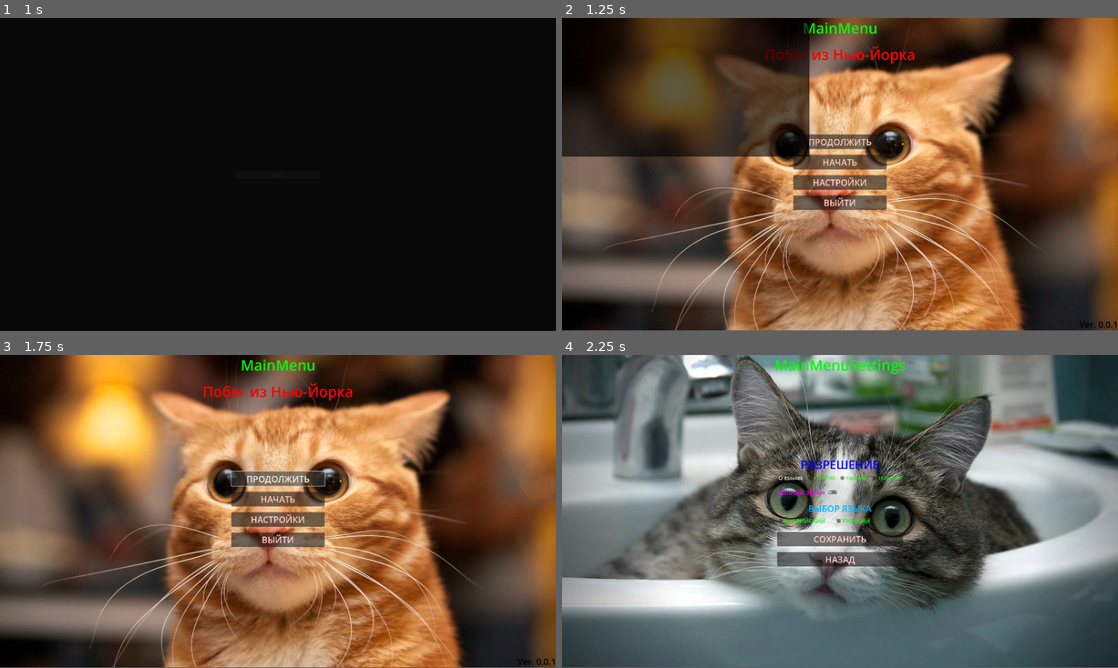
Above: before the commit, frames 1-4 (two rows, left to right).
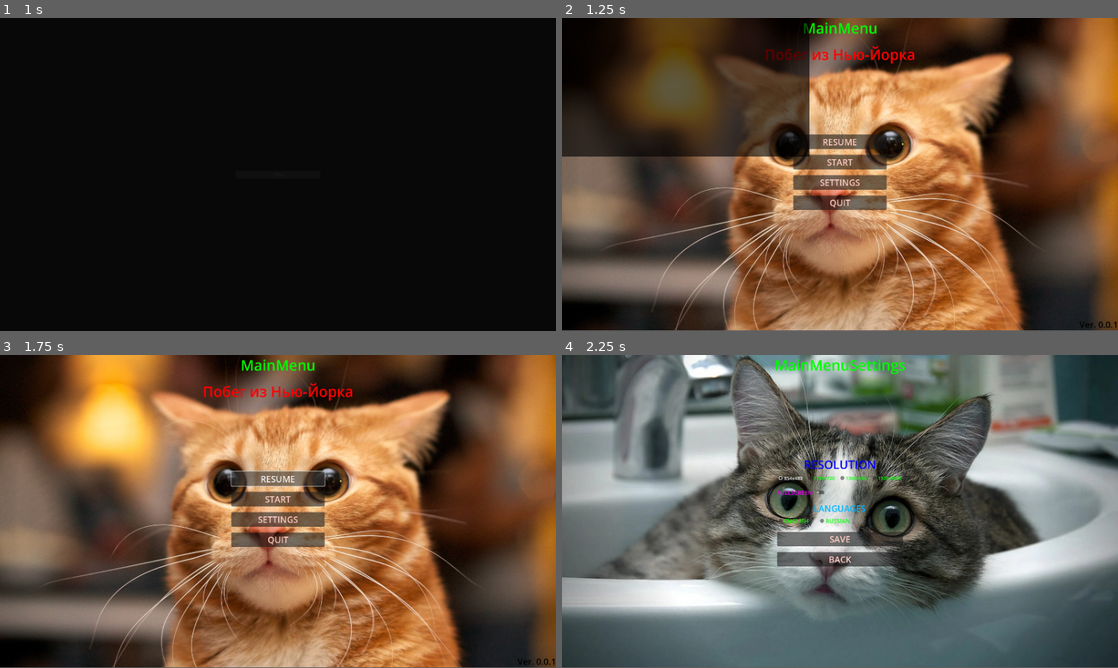
Above: after the commit, the same moments.

Repository: Kooler7/space_jail_break
Game: Godot game, scene res://main/main.tscn
Same seed, same stepped clock (60 frames per second), same inputs: the game is played once before the commit and once after it.
Inputs:
- Up to frame 1 (1 s): no input
- Up to frame 2 (1.25 s): no input
- Up to frame 3 (1.75 s): click "ПРОДОЛЖИТЬ" (after the commit: "RESUME") at 1.25 s
- Up to frame 4 (2.25 s): click "НАСТРОЙКИ" (after the commit: "SETTINGS") at 2 s

Frame 1 is identical in both runs. In frame 2, 0.5% of the frame differs, in the area x 44-56%, y 38-61%; in frame 3, 0.5%; in frame 4, 0.9%, in the area x 38-57%, y 33-68%.

Commit message:
Internationalisation InProgress

Diff:
--- /dev/null
+++ b/assets/test_localisations/Translations.csv
@@ -0,0 +1,12 @@
+id,en,ru
+RESUME_BTN,RESUME,ПРОДОЛЖИТЬ
+START_BTN,START,НАЧАТЬ
+SETTINGS_BTN,SETTINGS,НАСТРОЙКИ
+QUIT_BTN,QUIT,ВЫХОД
+RESOLUTION_TXT,RESOLUTION,РАЗРЕШЕНИЕ
+FULLSCREEN_TXT,FULLSCREEN,ПОЛНЫЙ ЭКРАН
+LANGUAGES_TXT,LANGUAGES,ЯЗЫКИ
+ENGLISH_BTN,ENGLISH,АНГЛИЙСКИЙ
+RUSSIAN_BTN,RUSSIAN,РУССКИЙ
+SAVE_BTN,SAVE,СОХРАНИТЬ
+BACK_BTN,BACK,НАЗАД
--- a/autoloads/Settings.gd
+++ b/autoloads/Settings.gd
@@ -3,8 +3,10 @@
 
 @onready var window : Window = get_window()
 
+
+
 #func _ready() -> void:
-	#set_screen_resolution()
+	#ProjectSettings.internationalization/locale/test = "en"
 
 enum ScreenStates {
 	WINDOWED,
@@ -22,6 +24,7 @@
 	Vector2(1920, 1080)
 	]
 
+var languages : Array = ["en", "ru"]
 
 func check_screen_resolution() -> void:
 	match  screen_resolution:
@@ -50,3 +53,6 @@
 		ScreenStates.FULLSCREEN:
 			DisplayServer.window_set_mode(DisplayServer.WINDOW_MODE_FULLSCREEN)
 			current_screen_state = ScreenStates.FULLSCREEN
+
+func set_language(language) -> void:
+	TranslationServer.set_locale(language)
--- a/levels/main_menu/main_menu.tscn
+++ b/levels/main_menu/main_menu.tscn
@@ -1,8 +1,9 @@
-[gd_scene load_steps=7 format=3 uid="uid://b0oxpwdga5piw"]
+[gd_scene load_steps=8 format=3 uid="uid://b0oxpwdga5piw"]
 
 [ext_resource type="Script" path="res://levels/main_menu/main_menu.gd" id="1_2parm"]
 [ext_resource type="PackedScene" uid="uid://jxetxyhxh1jb" path="res://levels/main_menu/mm_elements/resolution_switcher/resolution_switcher.tscn" id="5_5paug"]
 [ext_resource type="PackedScene" uid="uid://yf161wg7gtxq" path="res://levels/main_menu/mm_elements/full_screen_switcher/full_screen_switcher.tscn" id="5_katyy"]
+[ext_resource type="PackedScene" uid="uid://46jf0xuiuh50" path="res://levels/main_menu/mm_elements/language_switcher/language_switcher.tscn" id="6_w83mj"]
 [ext_resource type="Texture2D" uid="uid://tganohsm144f" path="res://assets/test_jpgs/i.jpg" id="14_8xqg0"]
 [ext_resource type="Texture2D" uid="uid://do45kq617gvt" path="res://assets/test_jpgs/meglepett-macska.jpg" id="15_xr1ws"]
 
@@ -34,28 +35,28 @@
 layout_mode = 2
 theme_override_colors/font_color = Color(0.999979, 0.803286, 0.77048, 1)
 theme_override_font_sizes/font_size = 30
-text = "ПРОДОЛЖИТЬ"
+text = "RESUME_BTN"
 
 [node name="StartBtn" type="Button" parent="MainBG/VBoxContainer"]
 custom_minimum_size = Vector2(0, 40)
 layout_mode = 2
 theme_override_colors/font_color = Color(0.999979, 0.803286, 0.77048, 1)
 theme_override_font_sizes/font_size = 30
-text = "НАЧАТЬ"
+text = "START_BTN"
 
 [node name="SettingsBtn" type="Button" parent="MainBG/VBoxContainer"]
 custom_minimum_size = Vector2(0, 40)
 layout_mode = 2
 theme_override_colors/font_color = Color(0.999979, 0.803286, 0.77048, 1)
 theme_override_font_sizes/font_size = 30
-text = "НАСТРОЙКИ"
+text = "SETTINGS_BTN"
 
 [node name="QuitBtn" type="Button" parent="MainBG/VBoxContainer"]
 custom_minimum_size = Vector2(0, 40)
 layout_mode = 2
 theme_override_colors/font_color = Color(0.999979, 0.803286, 0.77048, 1)
 theme_override_font_sizes/font_size = 30
-text = "ВЫЙТИ"
+text = "QUIT_BTN"
 
 [node name="VersionNumber" type="Label" parent="MainBG"]
 anchors_preset = 3
@@ -133,47 +134,22 @@
 [node name="FullScreenSwitcher" parent="SettingsBG/VBoxContainer2" instance=ExtResource("5_katyy")]
 layout_mode = 2
 
-[node name="LanguageSwitcher" type="VBoxContainer" parent="SettingsBG/VBoxContainer2"]
+[node name="LanguageSwitcher" parent="SettingsBG/VBoxContainer2" instance=ExtResource("6_w83mj")]
 layout_mode = 2
-
-[node name="Language" type="Label" parent="SettingsBG/VBoxContainer2/LanguageSwitcher"]
-layout_mode = 2
-theme_override_colors/font_color = Color(0, 0.713726, 1, 1)
-theme_override_font_sizes/font_size = 30
-text = "ВЫБОР ЯЗЫКА"
-horizontal_alignment = 1
-
-[node name="HBoxContainer" type="HBoxContainer" parent="SettingsBG/VBoxContainer2/LanguageSwitcher"]
-layout_mode = 2
-theme_override_constants/separation = 30
-
-[node name="English" type="CheckBox" parent="SettingsBG/VBoxContainer2/LanguageSwitcher/HBoxContainer"]
-layout_mode = 2
-size_flags_horizontal = 0
-theme_override_colors/font_color = Color(0, 1, 0, 1)
-theme_override_font_sizes/font_size = 20
-text = "АНГЛИЙСКИЙ"
-
-[node name="Russian" type="CheckBox" parent="SettingsBG/VBoxContainer2/LanguageSwitcher/HBoxContainer"]
-layout_mode = 2
-size_flags_horizontal = 8
-theme_override_colors/font_color = Color(0, 1, 0, 1)
-theme_override_font_sizes/font_size = 20
-text = "РУССКИЙ"
 
 [node name="SaveSettingsBtn" type="Button" parent="SettingsBG/VBoxContainer2"]
 custom_minimum_size = Vector2(0, 40)
 layout_mode = 2
 theme_override_colors/font_color = Color(0.999979, 0.803286, 0.77048, 1)
 theme_override_font_sizes/font_size = 30
-text = "СОХРАНИТЬ"
+text = "SAVE_BTN"
 
 [node name="BackBtn" type="Button" parent="SettingsBG/VBoxContainer2"]
 custom_minimum_size = Vector2(0, 40)
 layout_mode = 2
 theme_override_colors/font_color = Color(0.999979, 0.803286, 0.77048, 1)
 theme_override_font_sizes/font_size = 30
-text = "НАЗАД"
+text = "BACK_BTN"
 
 [node name="Camera2D" type="Camera2D" parent="."]
 anchor_mode = 0
--- a/levels/main_menu/mm_elements/full_screen_switcher/full_screen_switcher.tscn
+++ b/levels/main_menu/mm_elements/full_screen_switcher/full_screen_switcher.tscn
@@ -9,7 +9,7 @@
 layout_mode = 2
 theme_override_colors/font_color = Color(0.972549, 0, 1, 1)
 theme_override_font_sizes/font_size = 20
-text = "ПОЛНЫЙ ЭКРАН"
+text = "FULLSCREEN_TXT"
 
 [node name="CheckButton" type="CheckButton" parent="."]
 layout_mode = 2
--- /dev/null
+++ b/levels/main_menu/mm_elements/language_switcher/language_switcher.gd
@@ -0,0 +1,12 @@
+extends VBoxContainer
+
+
+
+
+
+func _on_russian_toggled(toggled_on: bool) -> void:
+	Settings.set_language(Settings.languages[1])
+
+
+func _on_english_toggled(toggled_on: bool) -> void:
+	Settings.set_language(Settings.languages[0])
--- /dev/null
+++ b/levels/main_menu/mm_elements/language_switcher/language_switcher.tscn
@@ -0,0 +1,37 @@
+[gd_scene load_steps=3 format=3 uid="uid://46jf0xuiuh50"]
+
+[ext_resource type="Script" path="res://levels/main_menu/mm_elements/language_switcher/language_switcher.gd" id="1_5h2fc"]
+[ext_resource type="ButtonGroup" uid="uid://bwscf2wp2wyjb" path="res://resources/button_groups/languages_buttons.tres" id="2_yeb0o"]
+
+[node name="LanguageSwitcher" type="VBoxContainer"]
+script = ExtResource("1_5h2fc")
+
+[node name="Language" type="Label" parent="."]
+layout_mode = 2
+theme_override_colors/font_color = Color(0, 0.713726, 1, 1)
+theme_override_font_sizes/font_size = 30
+text = "LANGUAGES_TXT"
+horizontal_alignment = 1
+
+[node name="HBoxContainer" type="HBoxContainer" parent="."]
+layout_mode = 2
+theme_override_constants/separation = 30
+
+[node name="English" type="CheckBox" parent="HBoxContainer"]
+layout_mode = 2
+size_flags_horizontal = 0
+theme_override_colors/font_color = Color(0, 1, 0, 1)
+theme_override_font_sizes/font_size = 20
+button_group = ExtResource("2_yeb0o")
+text = "ENGLISH_BTN"
+
+[node name="Russian" type="CheckBox" parent="HBoxContainer"]
+layout_mode = 2
+size_flags_horizontal = 8
+theme_override_colors/font_color = Color(0, 1, 0, 1)
+theme_override_font_sizes/font_size = 20
+button_group = ExtResource("2_yeb0o")
+text = "RUSSIAN_BTN"
+
+[connection signal="toggled" from="HBoxContainer/English" to="." method="_on_english_toggled"]
+[connection signal="toggled" from="HBoxContainer/Russian" to="." method="_on_russian_toggled"]
--- a/levels/main_menu/mm_elements/resolution_switcher/resolution_switcher.tscn
+++ b/levels/main_menu/mm_elements/resolution_switcher/resolution_switcher.tscn
@@ -11,7 +11,7 @@
 layout_mode = 2
 theme_override_colors/font_color = Color(0, 0, 0.980392, 1)
 theme_override_font_sizes/font_size = 40
-text = "РАЗРЕШЕНИЕ"
+text = "RESOLUTION_TXT"
 horizontal_alignment = 1
 
 [node name="Buttons" type="HBoxContainer" parent="."]
--- a/project.godot
+++ b/project.godot
@@ -28,6 +28,12 @@
 window/stretch/mode="viewport"
 window/stretch/aspect="expand"
 
+[internationalization]
+
+locale/translations=PackedStringArray("res://assets/test_localisations/Translations.en.translation", "res://assets/test_localisations/Translations.ru.translation")
+locale/test="en"
+locale/fallback="ru"
+
 [rendering]
 
 renderer/rendering_method="mobile"
--- /dev/null
+++ b/resources/button_groups/languages_buttons.tres
@@ -0,0 +1,3 @@
+[gd_resource type="ButtonGroup" format=3 uid="uid://bwscf2wp2wyjb"]
+
+[resource]
Not shown, added: assets/test_localisations/Translations.csv.import
Binary file added: assets/test_localisations/Translations.en.translation
Binary file added: assets/test_localisations/Translations.ru.translation
Not shown, added: service_assets/Translations.ods
